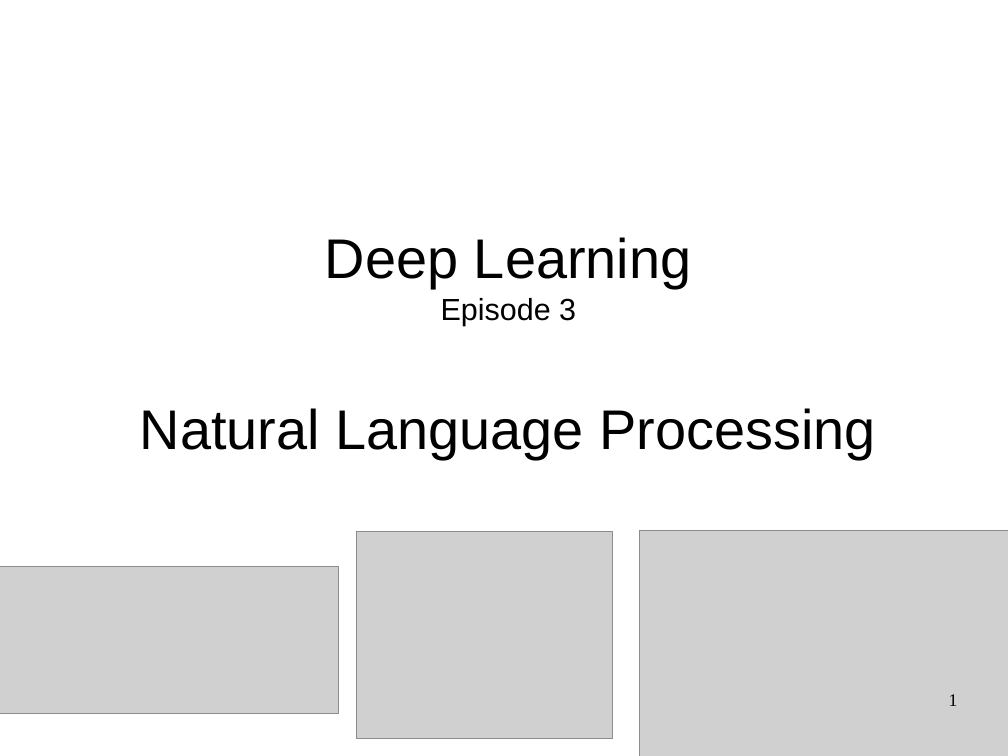
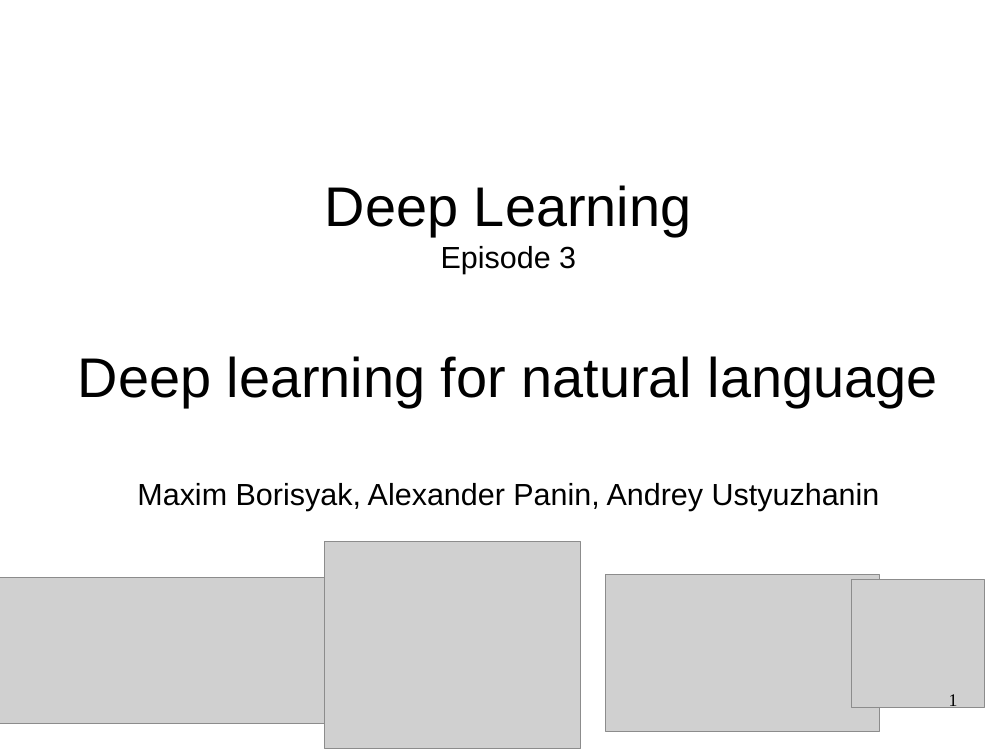
Before and after one commit to yandexdataschool/CSC_deeplearning, a slide deck: slide 1 of day1_pm/lecture3.odp. Drawn at 1008x756 pixels with LibreOffice and Linux fonts; fonts in the diff are those of the drawing; grey boxes stand for pictures. Boxes give left, top, right and bottom in pixels: in the first picture for what was removed or moved away, otherwise in the second. Text is boxed around its words. In the diff, an @@ line names an element or a change of style, - is before the commit and + after.

```diff
--- a/day1_pm/lecture3.odp
+++ b/day1_pm/lecture3.odp
@@ title at [78, 185, 938, 511]: text changed; size 44 to 24 pt @@
-Deep Learning
-Episode 3
-Natural Language Processing
+Deep Learning
+Episode 3
+Deep learning for natural language
+Maxim Borisyak, Alexander Panin, Andrey Ustyuzhanin
@@ picture added at [325, 542, 581, 748] @@
@@ picture: place and size @@
-picture at [357, 532, 613, 739]
+picture at [0, 578, 335, 724]
@@ picture: place and size @@
-picture at [640, 531, 1008, 756]
+picture at [606, 575, 880, 732]
@@ picture: place and size @@
-picture at [0, 567, 338, 713]
+picture at [853, 580, 986, 707]
```
Also in this commit, not shown: 23 other files.
